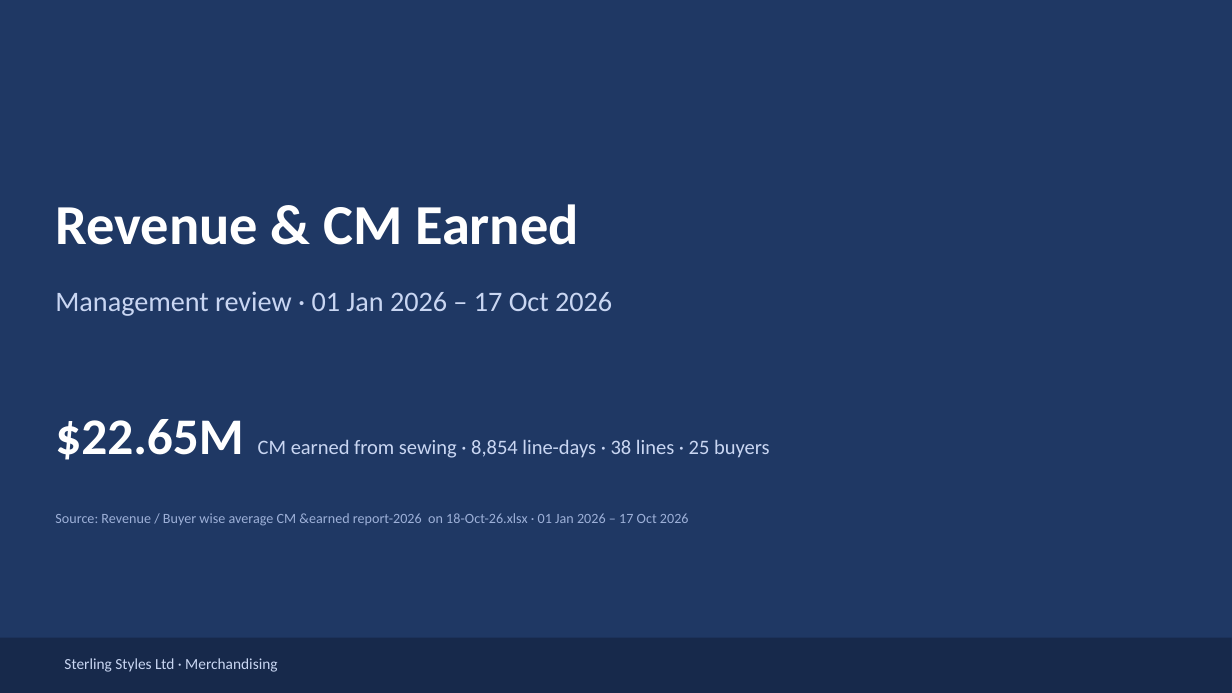
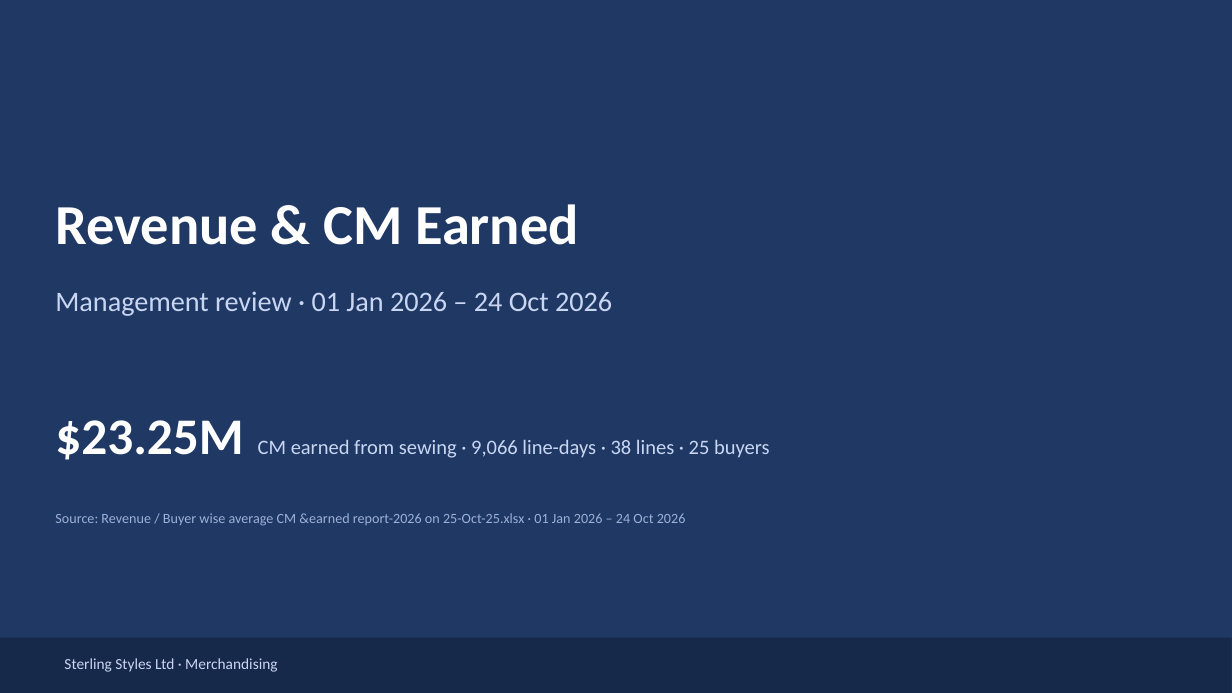
Before and after one commit to muhashin789/sterling-mgmt-reports, a slide deck: slide 1 of reports/revenue/Revenue_CM_Management_Review.pptx. Drawn at 1232x693 pixels with LibreOffice and Linux fonts; fonts in the diff are those of the drawing. Boxes give left, top, right and bottom in pixels: in the first picture for what was removed or moved away, otherwise in the second. Text is boxed around its words. In the diff, an @@ line names an element or a change of style, - is before the commit and + after.

```diff
--- a/reports/revenue/Revenue_CM_Management_Review.pptx
+++ b/reports/revenue/Revenue_CM_Management_Review.pptx
@@ text at (55,291,612,316): text changed @@
-Management review · 01 Jan 2026 – 17 Oct 2026
+Management review · 01 Jan 2026 – 24 Oct 2026
@@ text at (55,420,769,460): text changed @@
-$22.65M CM earned from sewing · 8,854 line-days · 38 lines · 25 buyers
+$23.25M CM earned from sewing · 9,066 line-days · 38 lines · 25 buyers
@@ text at (55,513,686,526): text changed @@
-Source: Revenue / Buyer wise average CM &earned report-2026 on 18-Oct-26.xlsx · 01 Jan 2026 – 17 Oct 2026
+Source: Revenue / Buyer wise average CM &earned report-2026 on 25-Oct-25.xlsx · 01 Jan 2026 – 24 Oct 2026
```
Also in this commit, not shown: 9 other slides changed, 18 other files.
